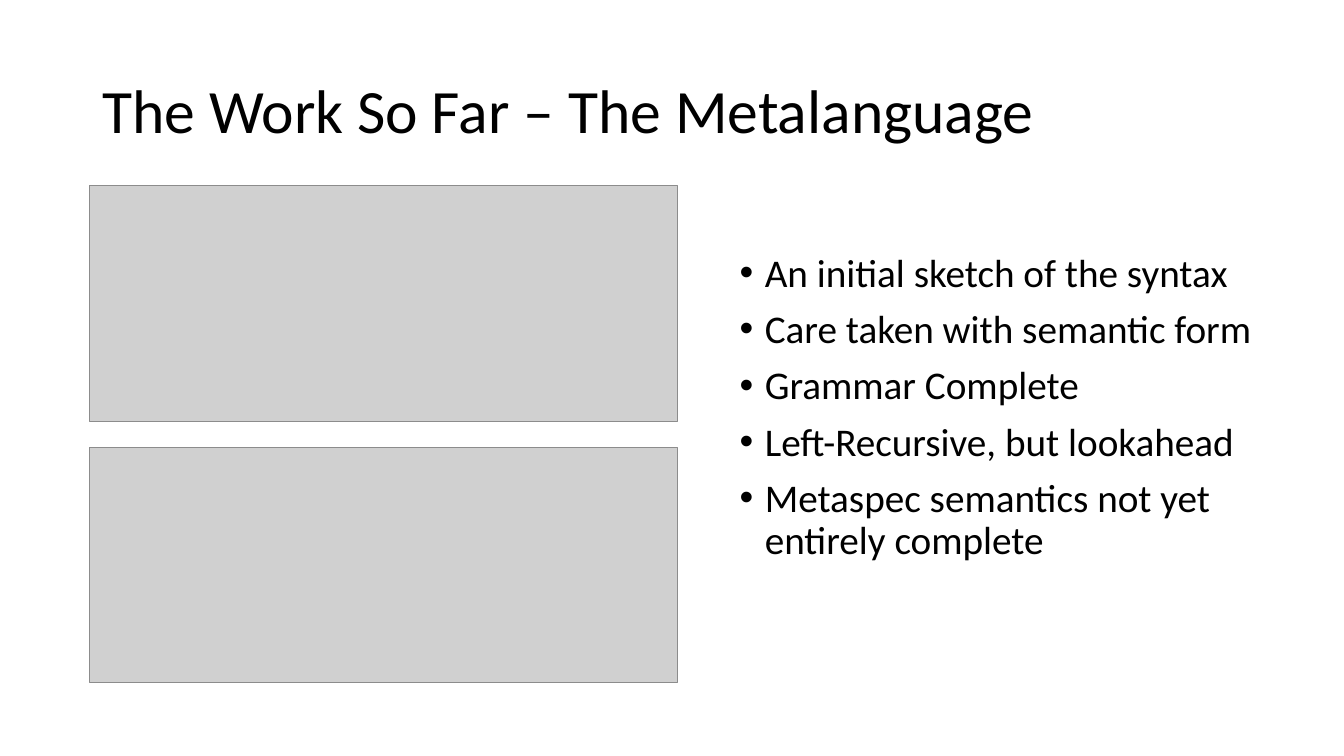
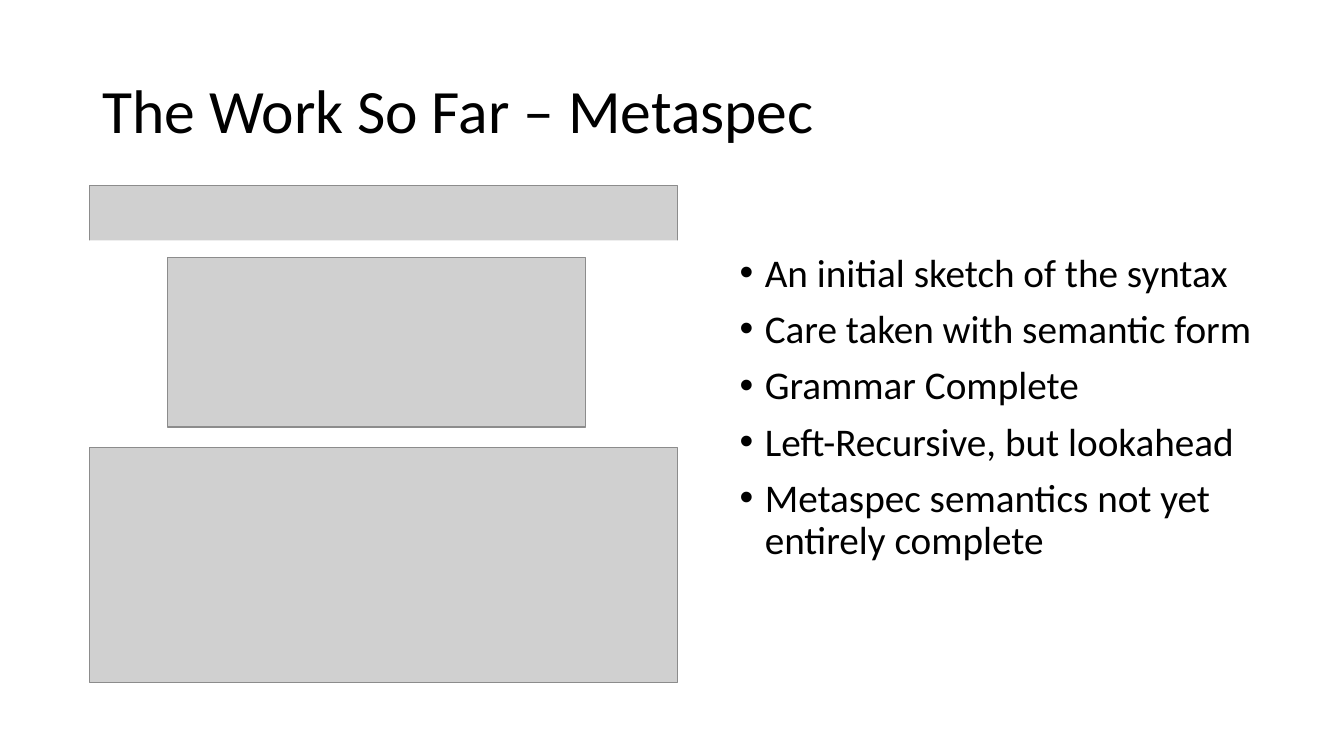
Before and after one commit to iamrecursion/absol, a slide deck: slide 7 of doc/demonstration_of_progress/ABSOL.pptx. Drawn at 1344x756 pixels with LibreOffice and Linux fonts; fonts in the diff are those of the drawing; grey boxes stand for pictures; background and template pictures are left out. Boxes give left, top, right and bottom in pixels: in the first picture for what was removed or moved away, otherwise in the second. Text is boxed around its words. In the diff, an @@ line names an element or a change of style, - is before the commit and + after.

```diff
--- a/doc/demonstration_of_progress/ABSOL.pptx
+++ b/doc/demonstration_of_progress/ABSOL.pptx
@@ title at (x1=102, y1=90, x2=813, y2=143): text changed @@
-The Work So Far – The Metalanguage
+The Work So Far – Metaspec
@@ rectangle added at (x1=73, y1=241, x2=697, y2=433), fill #FFFFFF @@
@@ picture added at (x1=168, y1=257, x2=586, y2=427) @@
```
Also in this commit, not shown: 4 other slides changed, 1 other file.
